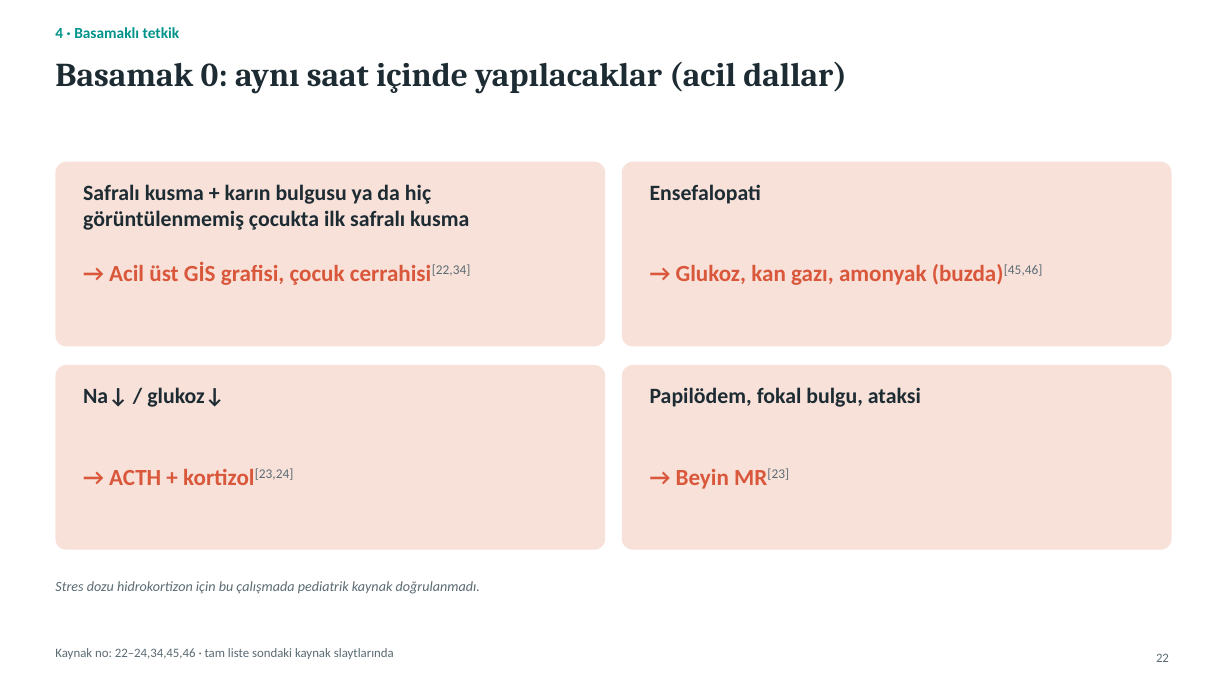
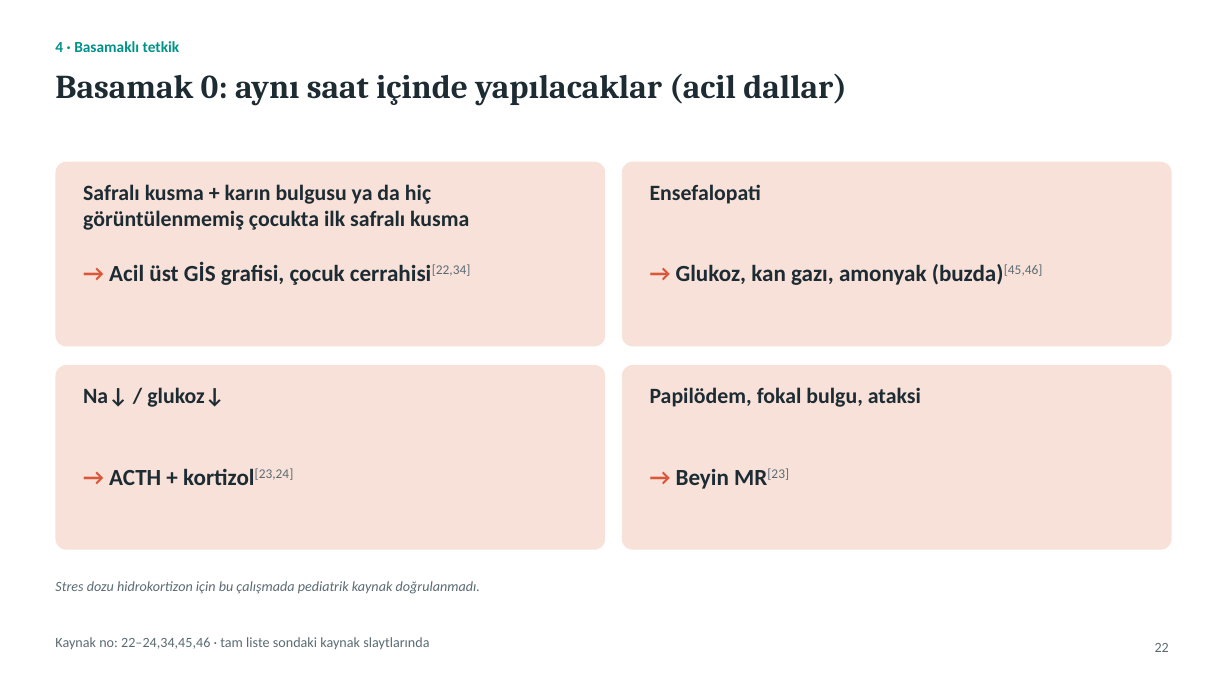
Before and after one commit to gokhanbirsen1992-sketch/sunu-, a slide deck: slide 22 of Sunum_KronikKusma/output/KronikKusmaYaklasim.pptx. Drawn at 1232x693 pixels with LibreOffice and Linux fonts; fonts in the diff are those of the drawing. Boxes give left, top, right and bottom in pixels: in the first picture for what was removed or moved away, otherwise in the second. Text is boxed around its words. In the diff, an @@ line names an element or a change of style, - is before the commit and + after.

```diff
--- a/Sunum_KronikKusma/output/KronikKusmaYaklasim.pptx
+++ b/Sunum_KronikKusma/output/KronikKusmaYaklasim.pptx
@@ text "4 · Basamaklı tetkik": place and size @@
-text "4 · Basamaklı tetkik" at [55,27,180,38]
+text "4 · Basamaklı tetkik" at [55,41,180,52]
@@ title "Basamak 0: aynı saat içinde ...": place and size @@
-title "Basamak 0: aynı saat içinde ..." at [55,62,847,94]
+title "Basamak 0: aynı saat içinde ..." at [55,74,847,105]
@@ text "→ Acil üst GİS grafisi, ..." at [109,262,471,285]: text colour #D9573B to #1D2B33 in "Acil üst GİS grafisi, çocuk cerrahisi[22,34]" @@
@@ text "→ Glukoz, kan gazı, amonyak ..." at [676,264,1043,285]: text colour #D9573B to #1D2B33 in "Glukoz, kan gazı, amonyak (buzda)[45,46]" @@
@@ text "→ ACTH + kortizol[23,24]" at [109,468,294,485]: text colour #D9573B to #1D2B33 in "ACTH + kortizol[23,24]" @@
@@ text "→ Beyin MR[23]" at [676,468,789,489]: text colour #D9573B to #1D2B33 in "Beyin MR[23]" @@
@@ text "Kaynak no: 22–24,34,45,46 · tam ...": place and size @@
-text "Kaynak no: 22–24,34,45,46 · tam ..." at [55,648,394,659]
+text "Kaynak no: 22–24,34,45,46 · tam ..." at [55,637,429,650]
@@ text "Kaynak no: 22–24,34,45,46 · tam ..." at [55,637,429,650]: size 10 to 11 pt @@
@@ page number: place and size @@
-page number at [1156,653,1169,662]
+page number at [1155,643,1169,652]
@@ page number at [1155,643,1169,652]: size 10 to 11 pt @@
```
Also in this commit, not shown: 46 other slides changed, 9 other files.
